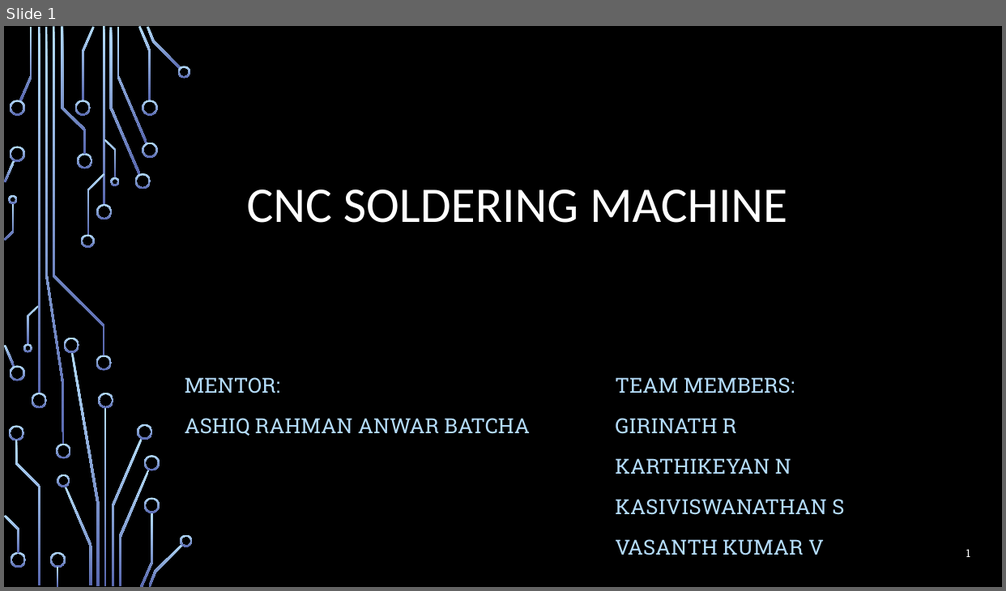
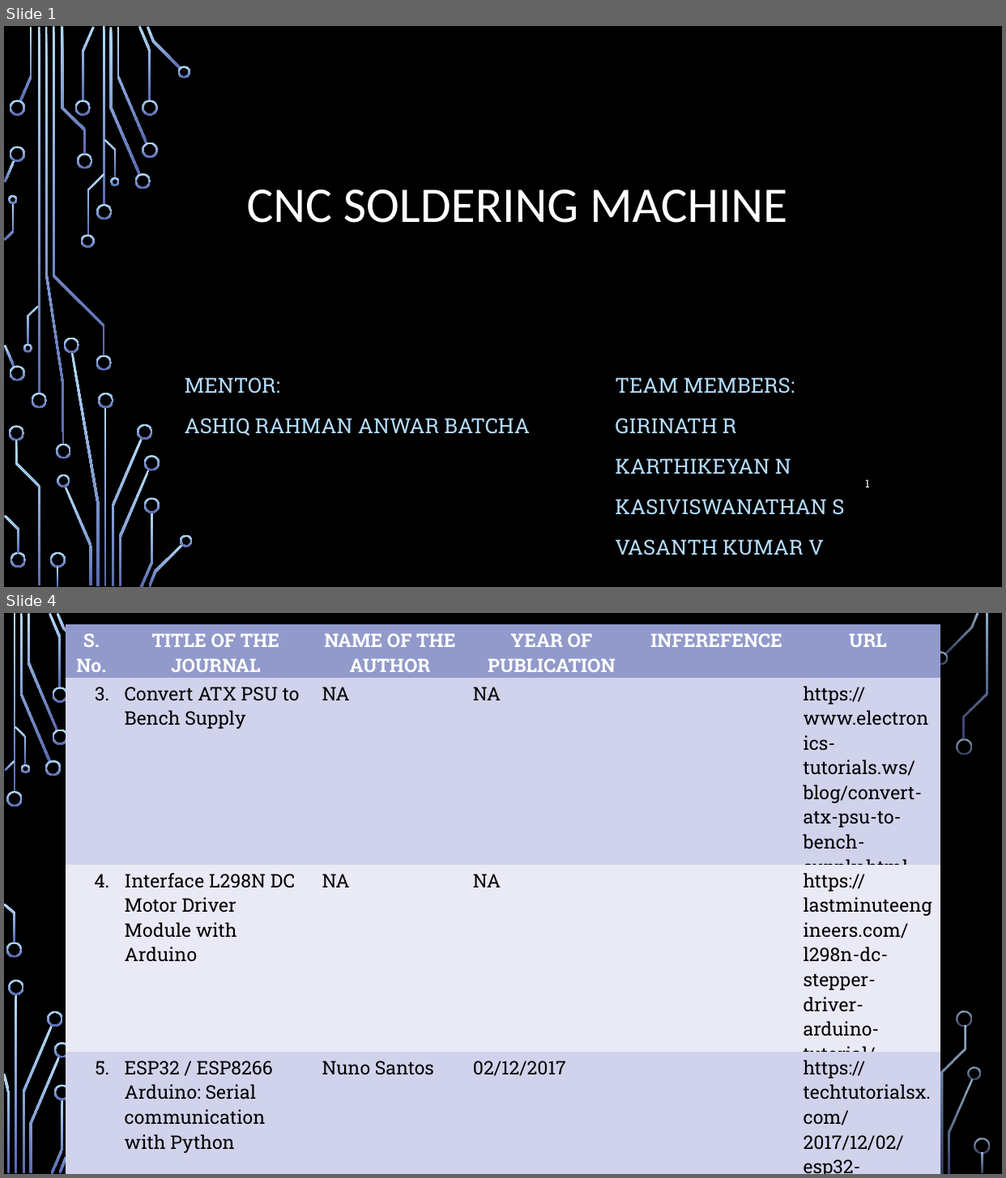
Before and after one commit to kasi2809/plotter_mini_rceg, a slide deck: automated_soldering_machine.pptx. Shown one above the other, each under a label of ours: slide 1 before the commit, slides 1 and 4 after it; the slides between them are not shown. The pictures are 1006x591 and 1006x1178 pixels, drawn with LibreOffice and Linux fonts; fonts in the diff are those of the drawing; background and template pictures are left out. Boxes give left, top, right and bottom in pixels: in the first picture for what was removed or moved away, otherwise in the second. Text is boxed around its words. In the diff, an @@ line names an element or a change of style, - is before the commit and + after.

```diff
--- a/automated_soldering_machine.pptx
+++ b/automated_soldering_machine.pptx
@@ slide 4 added at (4,613,1002,1174), background picture (left out) @@
@@ table added at (66,624,940,1174), 4 rows, 6 columns @@
+S. No. | TITLE OF THE JOURNAL | NAME OF THE AUTHOR | YEAR OF PUBLICATION | INFEREFENCE | URL
+3. | Convert ATX PSU to Bench Supply | NA | NA |  | https://www.electronics-tutorials.ws/blog/convert-atx-psu-to-bench-supply.html
+4. | Interface L298N DC Motor Driver Module with Arduino | NA | NA |  | https://lastminuteengineers.com/l298n-dc-stepper-driver-arduino-tutorial/
+5. | ESP32 / ESP8266 Arduino: Serial communication with Python | Nuno Santos | 02/12/2017 |  | https://techtutorialsx.com/2017/12/02/esp32-esp8266-arduino-serial-communication-with-python/
@@ group added at (4,613,990,1174): 33 freeform shapes, 3 rectangles @@
@@ slide 1 changed as well @@
@@ page number: place and size @@
-page number at (966,549,971,557)
+page number at (865,480,870,488)
```
Also in this commit, not shown: 1 other slide changed, 3 other slides added, 1 slide removed.
